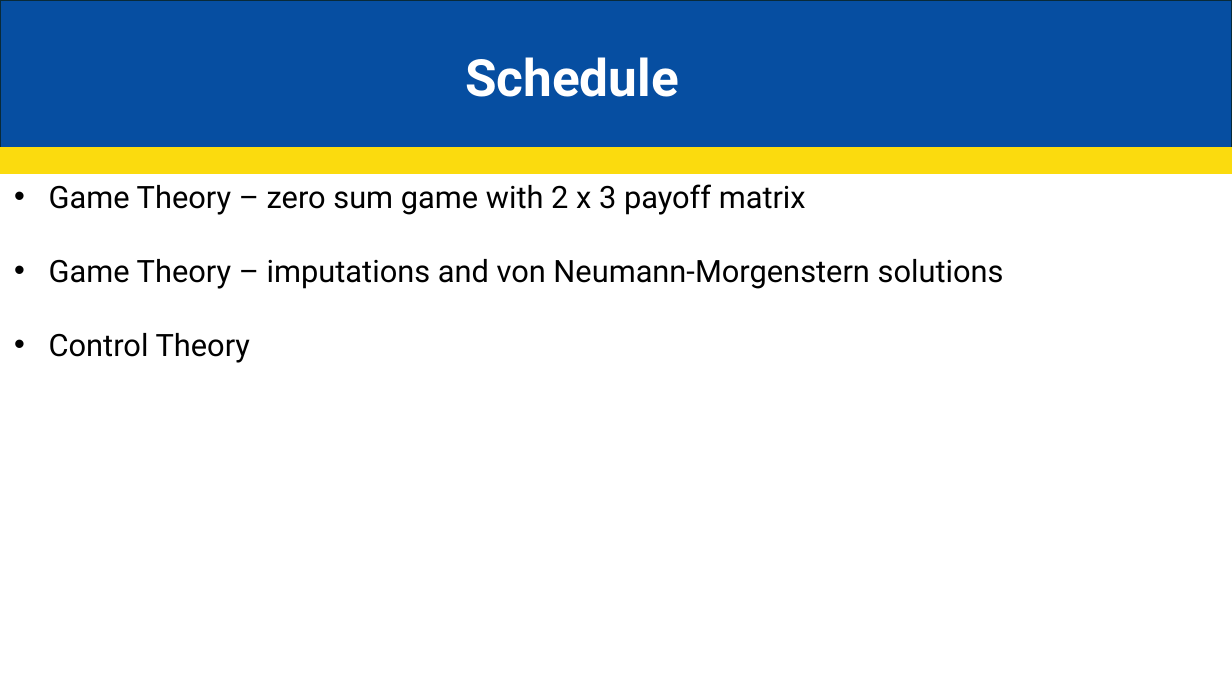
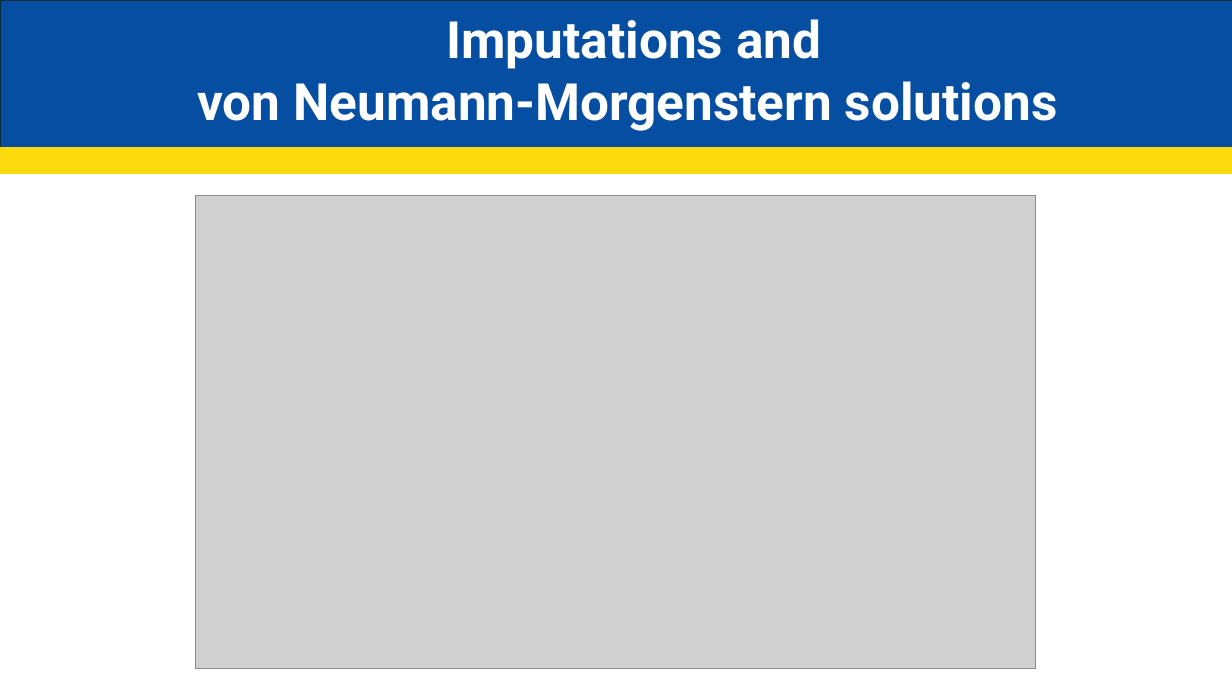
Before and after one commit to JakeCisc210/Candidacy, a slide deck: slide 19 of Reading Course/Presentations/Control Theory Part 1.pptx (slide 2 before the commit). Drawn at 1232x693 pixels with LibreOffice and Linux fonts; fonts in the diff are those of the drawing; grey boxes stand for pictures. Boxes give left, top, right and bottom in pixels: in the first picture for what was removed or moved away, otherwise in the second. Text is boxed around its words. In the diff, an @@ line names an element or a change of style, - is before the commit and + after.

```diff
--- a/Reading Course/Presentations/Control Theory Part 1.pptx
+++ b/Reading Course/Presentations/Control Theory Part 1.pptx
@@ text added at <box>197,19,1058,131</box>, 40 pt, text #FFFFFF, bold @@
+Imputations and
+von Neumann-Morgenstern solutions
@@ text removed at <box>465,57,679,97</box> @@
-Schedule
@@ text removed at <box>49,184,1004,363</box> @@
-  • Game Theory – zero sum game with 2 x 3 payoff matrix
-  • Game Theory – imputations and von Neumann-Morgenstern solutions
-  • Control Theory
@@ picture added at <box>196,196,1036,669</box> @@
```
Also in this commit, not shown: 1 other slide changed, 18 slides added, 2 slides removed.
